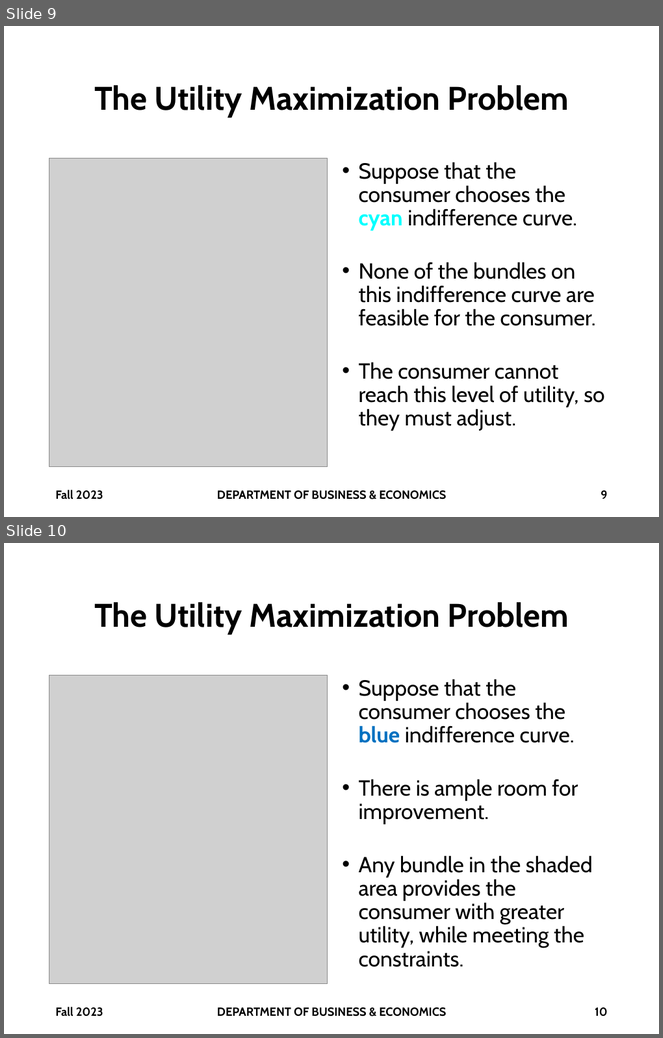
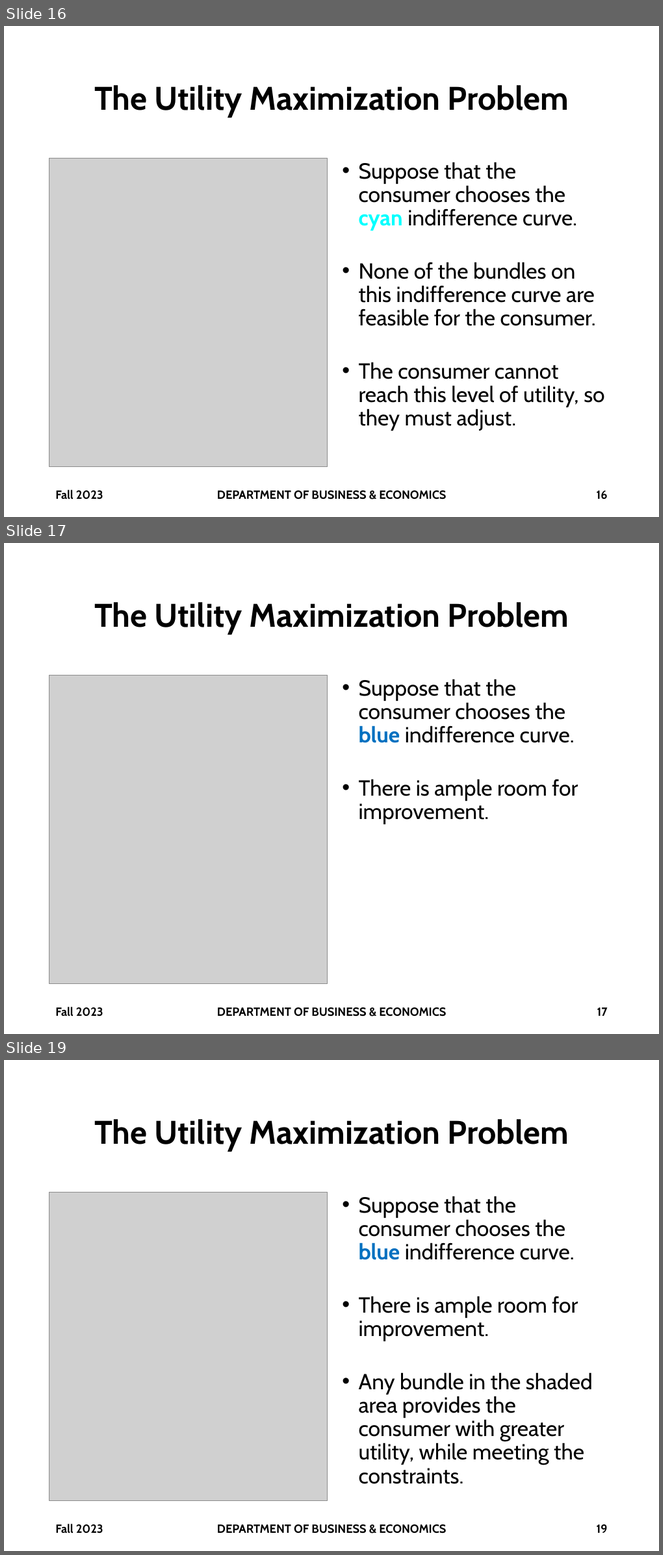
Before and after one commit to brianhwpark/brianhwpark.github.io, a slide deck: files/teaching-resources/monmouthcollege-econ-300/ECON300-LEC08.pptx. Shown one above the other, each under a label of ours: slides 9 and 10 before the commit, slides 16, 17 and 19 after it; the slides between them are not shown. The pictures are 663x1038 and 663x1555 pixels, drawn with LibreOffice and Linux fonts; fonts in the diff are those of the drawing; grey boxes stand for pictures; background and template pictures are left out. Boxes give left, top, right and bottom in pixels: in the first picture for what was removed or moved away, otherwise in the second. Text is boxed around its words. In the diff, an @@ line names an element or a change of style, - is before the commit and + after.

```diff
--- a/files/teaching-resources/monmouthcollege-econ-300/ECON300-LEC08.pptx
+++ b/files/teaching-resources/monmouthcollege-econ-300/ECON300-LEC08.pptx
@@ slide 17 added at [4,543,659,1034], background #FFFFFF @@
@@ title added at [94,602,569,634], 36 pt, text #000000, bold @@
+The Utility Maximization Problem
@@ picture added at [50,675,328,984] @@
@@ text added at [359,679,578,824], 24 pt, text #000000 @@
+• Suppose that the consumer chooses the blue indifference curve.
+• There is ample room for improvement.
@@ text added at [55,1007,103,1017], 13 pt, text #000000, bold @@
+Fall 2023
@@ text added at [217,1008,446,1017], 13 pt, text #000000, bold @@
+DEPARTMENT OF BUSINESS & ECONOMICS
@@ page number added at [597,1008,608,1016], 13 pt, text #000000, bold @@
+17
@@ what was slide 9 is now slide 16 @@
@@ page number at [597,491,608,500]: text changed @@
-9
+16
@@ what was slide 10 is now slide 19 @@
@@ page number at [597,1525,608,1533]: text changed @@
-10
+19
```
Also in this commit, not shown: 5 slides changed, 8 other slides added, 7 other files.
